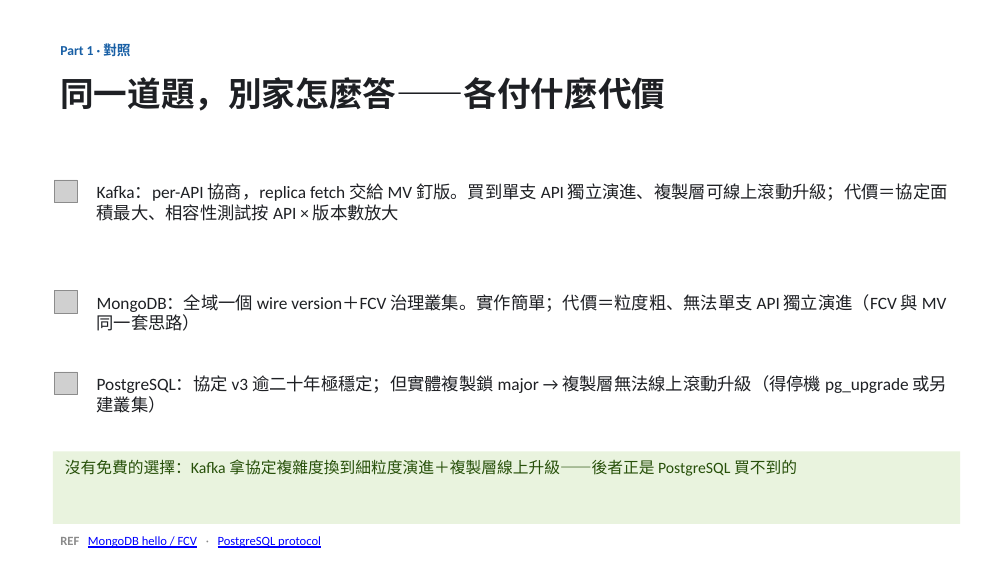
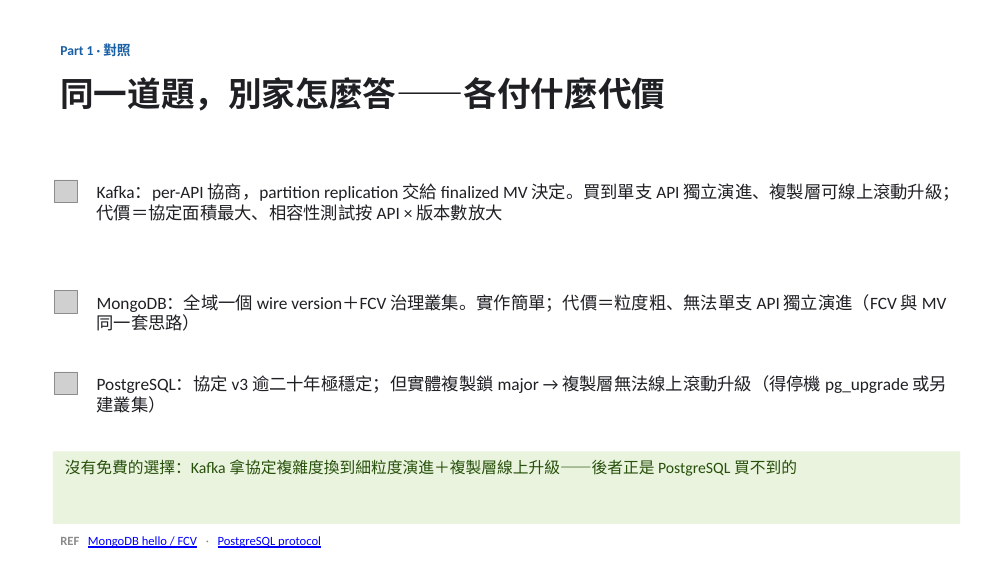
Before and after one commit to unknowntpo/kafka, a slide deck: slide 8 of study/version-control/kafka-version-negotiation.pptx. Drawn at 1008x567 pixels with LibreOffice and Linux fonts; fonts in the diff are those of the drawing; grey boxes stand for pictures. Boxes give left, top, right and bottom in pixels: in the first picture for what was removed or moved away, otherwise in the second. Text is boxed around its words. In the diff, an @@ line names an element or a change of style, - is before the commit and + after.

```diff
--- a/study/version-control/kafka-version-negotiation.pptx
+++ b/study/version-control/kafka-version-negotiation.pptx
@@ text at <box>97,183,959,221</box>: text changed @@
-Kafka：per-API 協商，replica fetch 交給 MV 釘版。買到單支 API 獨立演進、複製層可線上滾動升級；代價＝協定面積最大、相容性測試按 API × 版本數放大
+Kafka：per-API 協商，partition replication 交給 finalized MV 決定。買到單支 API 獨立演進、複製層可線上滾動升級；代價＝協定面積最大、相容性測試按 API × 版本數放大
```
Also in this commit, not shown: 4 other slides changed, 3 other files.
